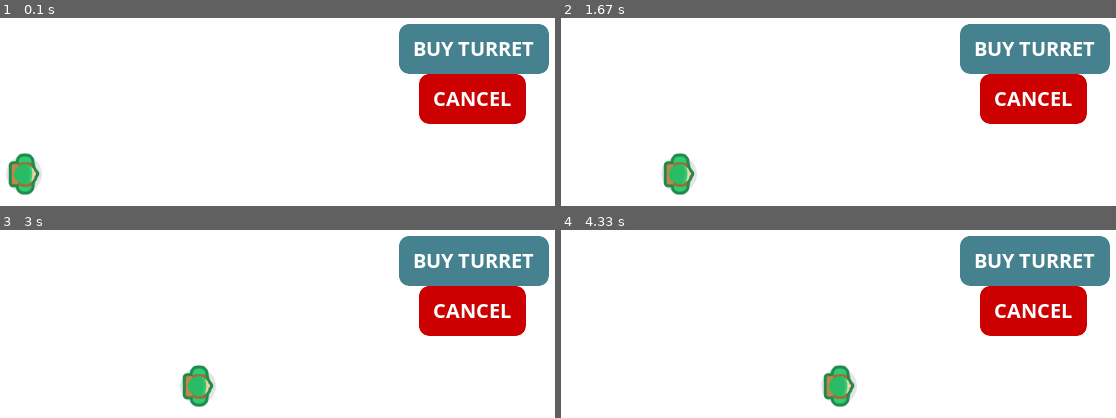
Above: before the commit, frames 1-4 (two rows, left to right).
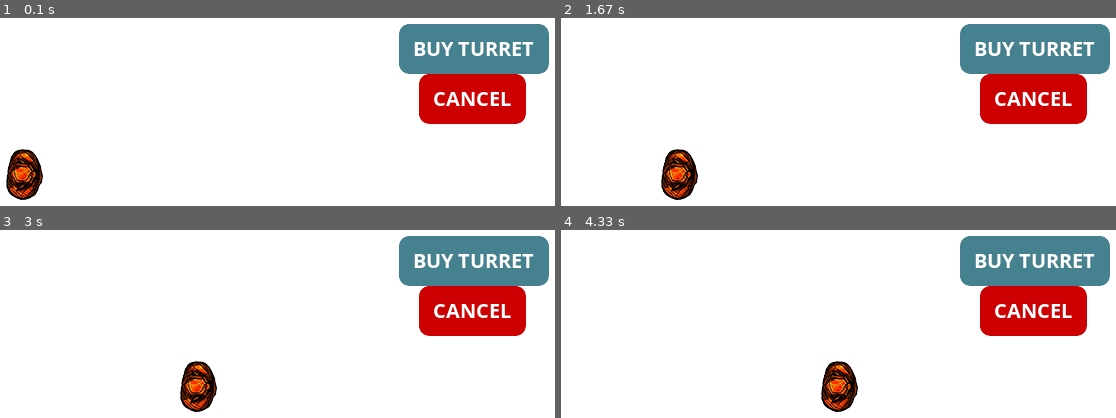
Above: after the commit, the same moments.

Repository: peter5454/PyGame
Game: pygame game, started from main.py
Two runs of this game, one before a commit and one after it. Both use one fixed random seed, a clock stepped at 60 frames per second and the inputs below.
Inputs:
- Up to frame 1 (0.1 s): no input
- Up to frame 2 (1.67 s): no input
- Up to frame 3 (3 s): no input
- Up to frame 4 (4.33 s): no input

The runs differ from the first frame. In frame 1, 1.4% of the frame differs, in the area x 1-8%, y 69-97%; in frame 2, 1.4%; in frame 3, 1.4%; in frame 4, 1.4%.

Commit message:
Ice Golem added

Diff:
--- a/main.py
+++ b/main.py
@@ -14,7 +14,7 @@
 pg.display.set_caption("Medieval Meltdown")
 
 #load images
-enemy_image = pg.image.load('assets/images/enemies/enemy_1.png').convert_alpha()
+enemy_image = pg.image.load('assets/images/enemies/fire_golem.png').convert_alpha()
 buy_turret_image = pg.image.load('assets/images/buttons/buy_turret.png').convert_alpha()
 cancel_image = pg.image.load('assets/images/buttons/cancel.png').convert_alpha()
 
Binary file added: assets/images/enemies/fire_golem.png
Binary file added: assets/images/enemies/ice_golem.png
